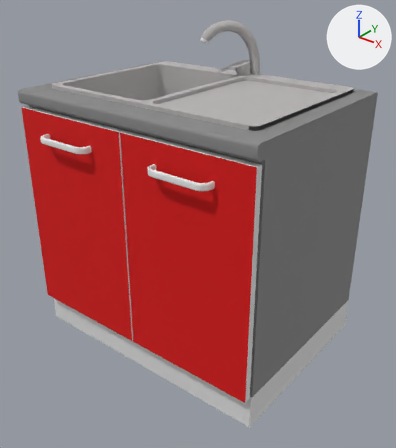
The OBJ model 3DModels/lucapresidente/lucapresidente/lavello/lavello.obj as it was, and as the next commit left it.
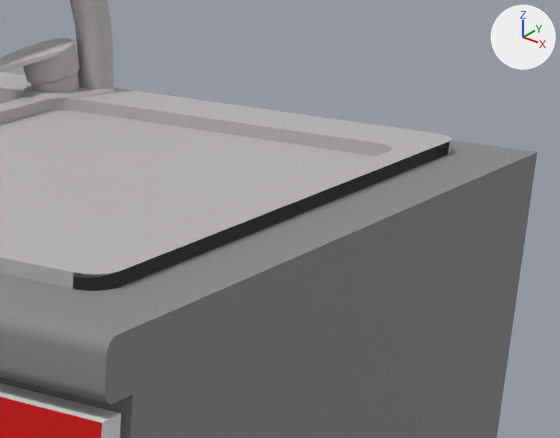
There are two pictures of each version: one whole from a 50 mm lens placed at (136.2, 50.6, 111.2), pointed at (43.6, 166.3, 39.5), one close up on the part from 58% to 97% of the width and 11% to 38% of the height. The lights are fixed; the arrows at upper right show +X, +Y and +Z. The last two pictures show the newer version. Where no turn or scale is listed for an object, it has been applied to the vertices.

Names of what the first close-up shows: 'lavello'.
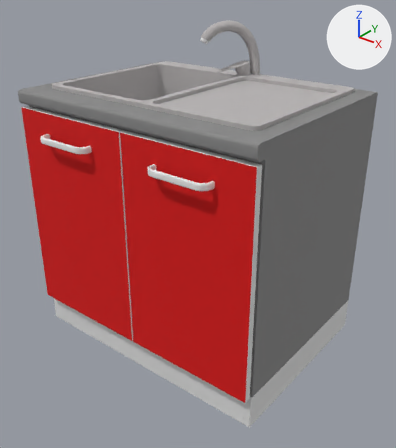
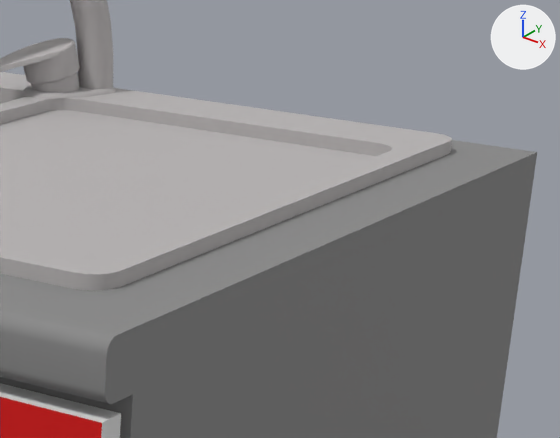
Boxes (x1, y1, x2, y2) around the edits, measured in the close-ups (560 x 438 px):
part 1 of me_lavello, added: after (73, 141, 450, 291)

The change in detail:
me_lavello is used by ob_lavello; location (0.0, 0.0, 0.0).
me_lavello had 7984 vertices, 15703 faces and spanned x 0.0..80.0, y 136.6..200.0, z 0.0..95.0.
me_lavello now has 8000 vertices, 15723 faces and spans x 0.0..80.0, y 136.6..200.0, z 0.0..95.0.
Part 1, on me_lavello:
16 vertices are added at x 73.8..75.0, y 147.2..149.0, z 78.0..78.7.
20 new faces join them, mat_rectangle10_12 (grey #b8b4b4).
Other edits to the shape of me_lavello do not show in these pictures.
